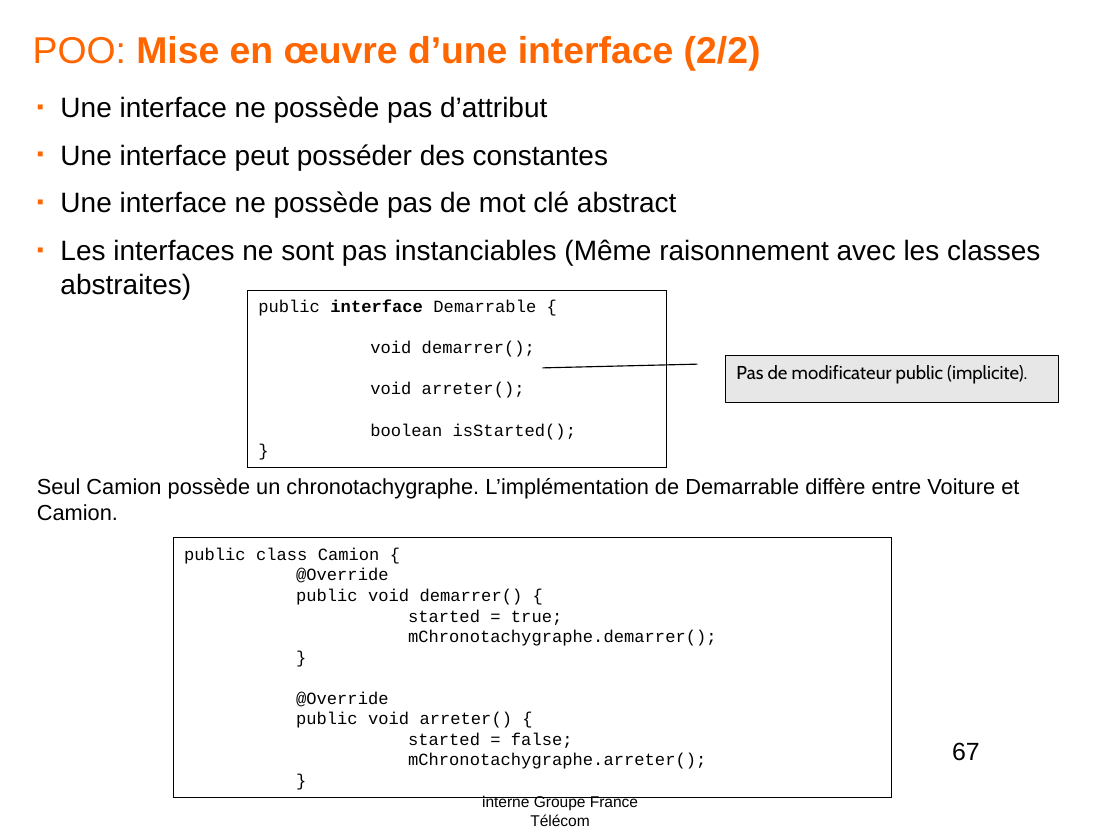
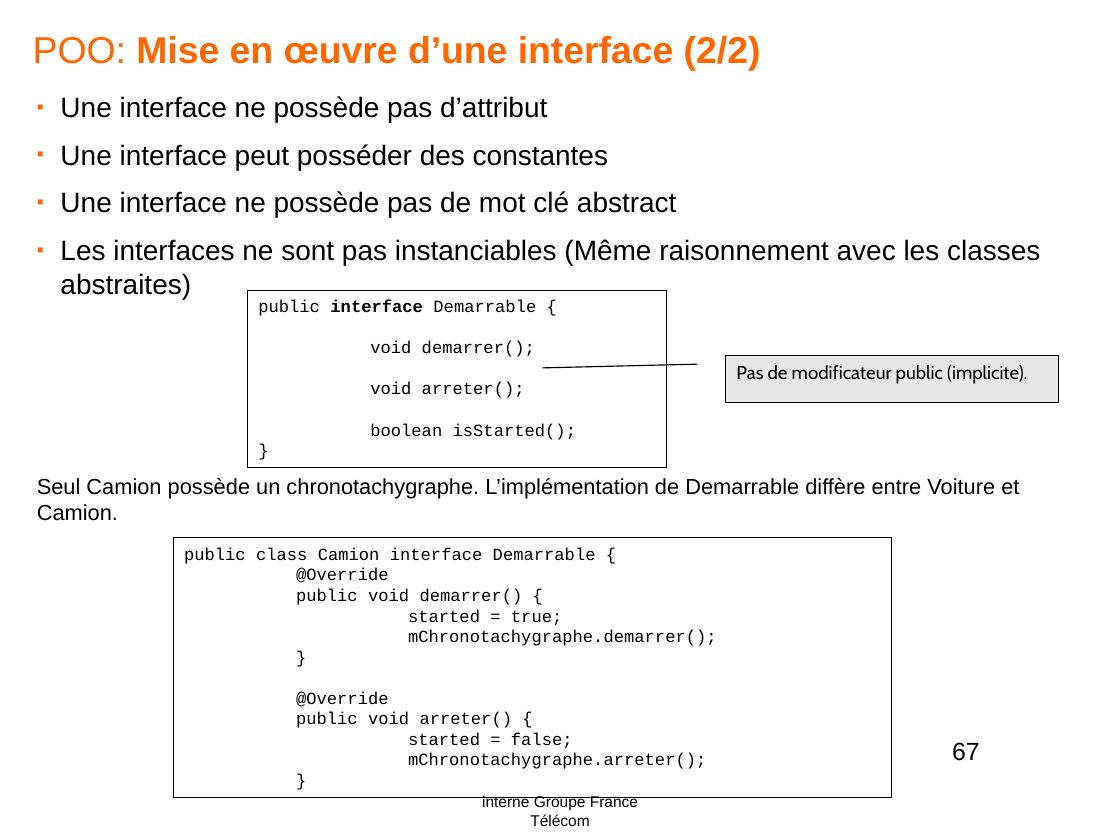
Before and after one commit to yplo6403/formationjava, a slide deck: slide 67 of doc/Java-OL1.pptx. Drawn at 1120x840 pixels with LibreOffice and Linux fonts; fonts in the diff are those of the drawing; background and template pictures are left out. Boxes give left, top, right and bottom in pixels: in the first picture for what was removed or moved away, otherwise in the second. Text is boxed around its words. In the diff, an @@ line names an element or a change of style, - is before the commit and + after.

```diff
--- a/doc/Java-OL1.pptx
+++ b/doc/Java-OL1.pptx
@@ text in rectangle at box(184, 547, 596, 564): text changed @@
-public class Camion {
+public class Camion interface Demarrable {
```
Also in this commit, not shown: 7 other slides changed, 1 other file.
